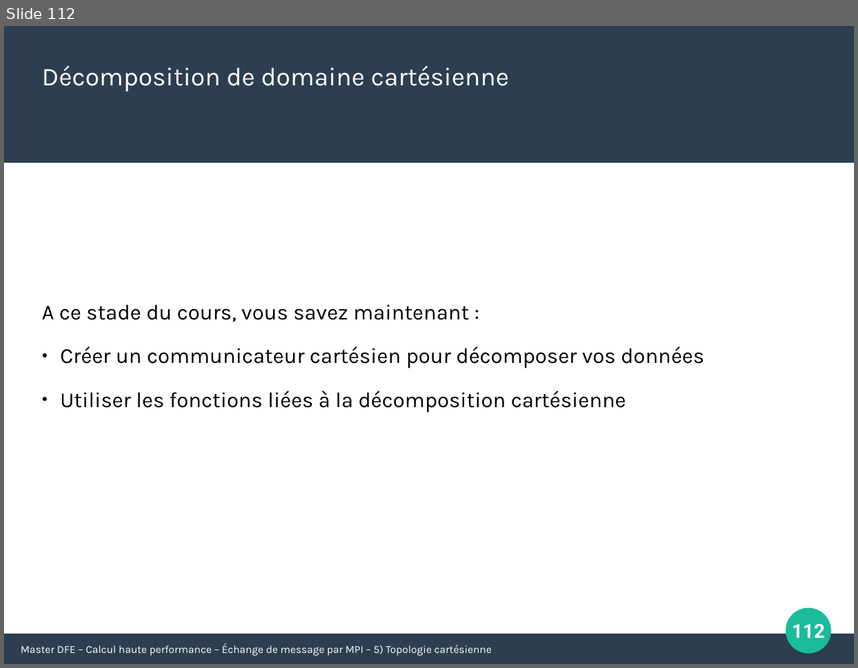
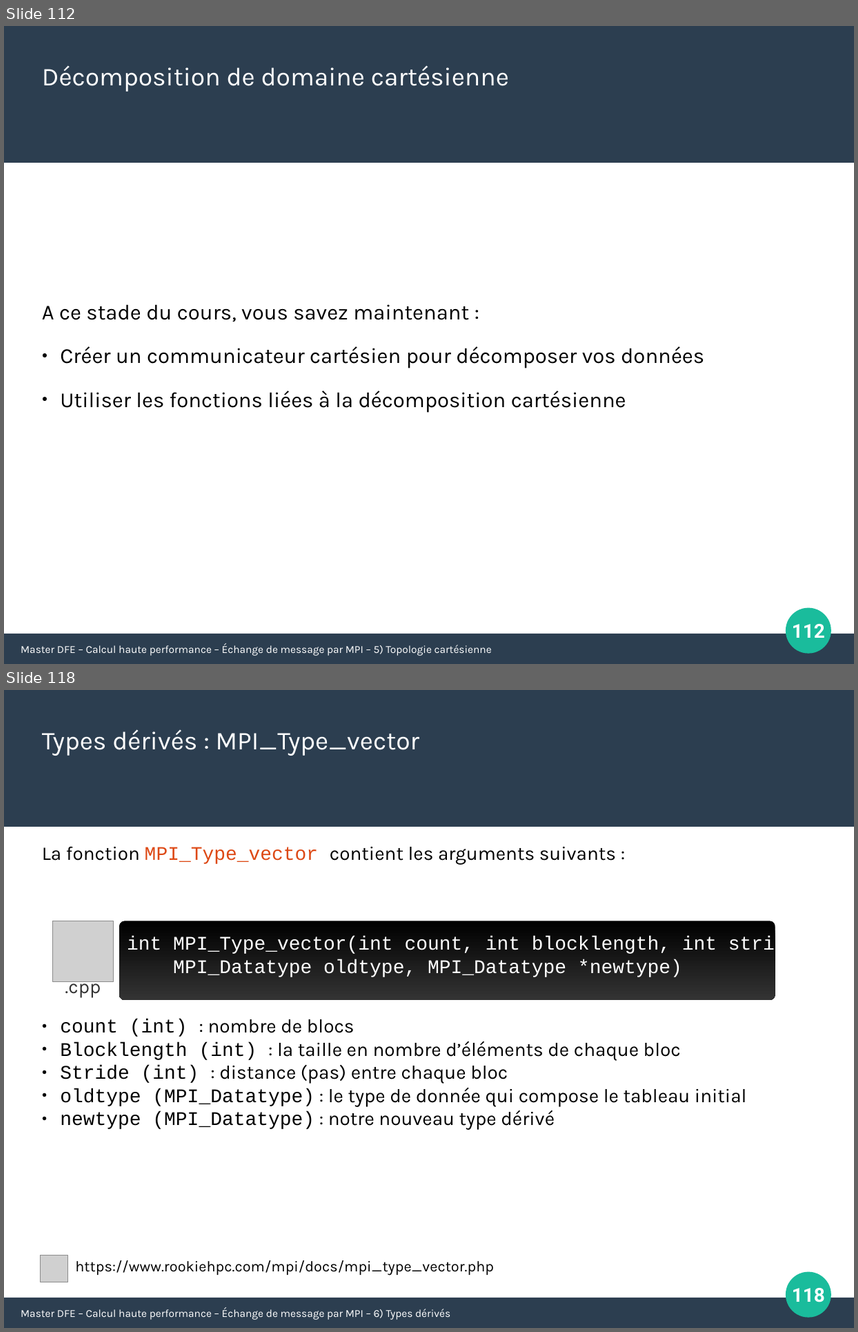
Before and after one commit to Maison-de-la-Simulation/HPC-DFE-Paris-Saclay, a slide deck: support/MPI.odp. Shown one above the other, each under a label of ours: slide 112 before the commit, slides 112 and 118 after it; the slides between them are not shown. The pictures are 858x668 and 858x1332 pixels, drawn with LibreOffice and Linux fonts; fonts in the diff are those of the drawing; grey boxes stand for pictures. Boxes give left, top, right and bottom in pixels: in the first picture for what was removed or moved away, otherwise in the second. Text is boxed around its words. In the diff, an @@ line names an element or a change of style, - is before the commit and + after.

```diff
--- a/support/MPI.odp
+++ b/support/MPI.odp
@@ slide 118 added at (4,690,854,1328), background #FFFFFF; not listed: 3 template elements that a slide beside it also shows @@
@@ text added at (42,729,419,756), 24 pt, text #FFFFFF @@
+Types dérivés : MPI_Type_vector
@@ text added at (42,846,616,864), 18 pt, text #000000 @@
+La fonction MPI_Type_vector contient les arguments suivants :
@@ picture added at (52,920,114,982) @@
@@ rounded rectangle added at (120,920,775,999), fill gradient #000000 to #333333 @@
@@ text added at (127,936,809,977), 18 pt, text #FFFFFF @@
+int MPI_Type_vector(int count, int blocklength, int stride,
+MPI_Datatype oldtype, MPI_Datatype *newtype)
@@ text added at (65,981,101,998), 18 pt, text #333333 @@
+.cpp
@@ text added at (60,1019,747,1130), 18 pt, text #000000 @@
+● count (int) : nombre de blocs
+● Blocklength (int) : la taille en nombre d’éléments de chaque bloc
+● Stride (int) : distance (pas) entre chaque bloc
+● oldtype (MPI_Datatype) : le type de donnée qui compose le tableau initial
+● newtype (MPI_Datatype) : notre nouveau type dérivé
@@ picture added at (41,1254,67,1281) @@
@@ text added at (75,1260,494,1275), 14 pt, text #000000 @@
+https://www.rookiehpc.com/mpi/docs/mpi_type_vector.php
@@ page number added at (792,1288,825,1302), 18 pt, text #FFFFFF, bold @@
+118
@@ text added at (21,1308,450,1319), 10 pt, text #FFFFFF @@
+Master DFE – Calcul haute performance – Échange de message par MPI – 6) Types dérivés
```
Also in this commit, not shown: 8 other slides added, 2 other files.
